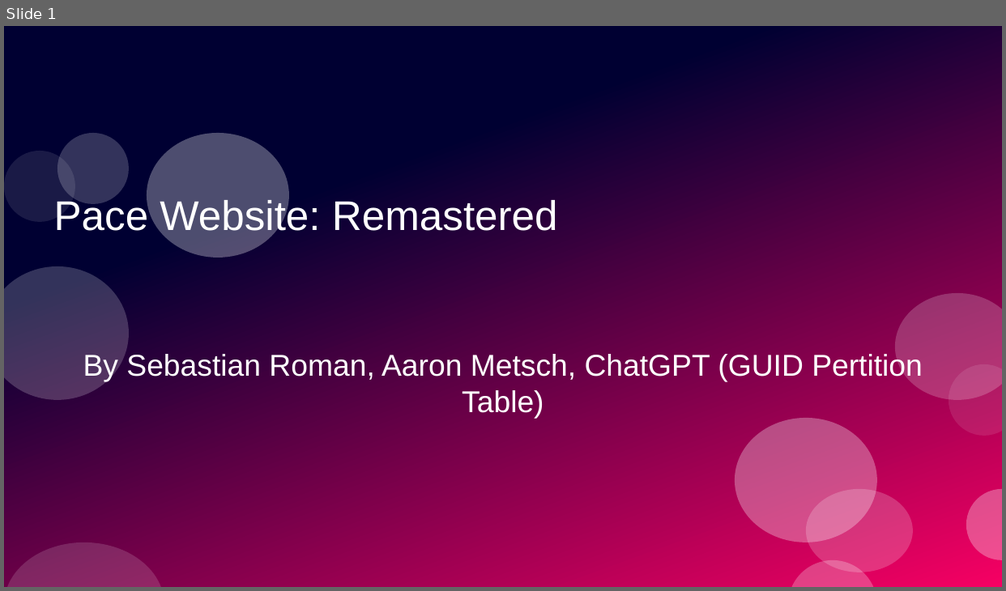
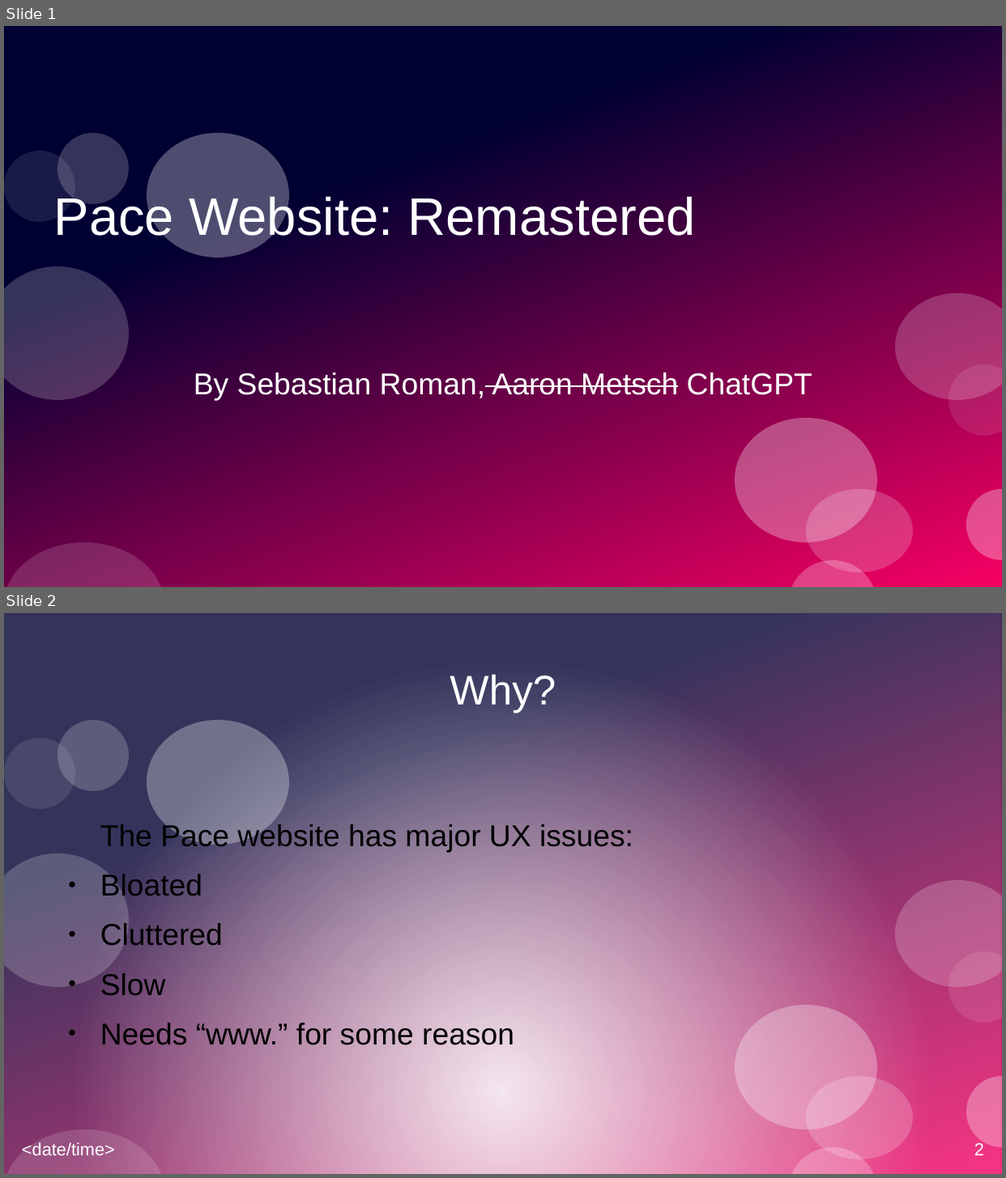
Before and after one commit to sr66139p/CIT-231-Term-Project, a slide deck: term-project-presentation.pptx. Shown one above the other, each under a label of ours: slide 1 before the commit, slides 1 and 2 after it. The pictures are 1006x591 and 1006x1178 pixels, drawn with LibreOffice and Linux fonts; fonts in the diff are those of the drawing. Boxes give left, top, right and bottom in pixels: in the first picture for what was removed or moved away, otherwise in the second. Text is boxed around its words. In the diff, an @@ line names an element or a change of style, - is before the commit and + after.

```diff
--- a/term-project-presentation.pptx
+++ b/term-project-presentation.pptx
@@ slide 2 added at box(4, 613, 1002, 1174), background #FFFFFF; not listed: 11 template elements that a slide beside it also shows @@
@@ rectangle added at box(4, 613, 1002, 1174), fill gradient #FFFFFF @@
@@ title added at box(450, 675, 556, 713), 33 pt, text #FFFFFF @@
+Why?
@@ ellipse added at box(147, 720, 289, 845), fill #FFFFFF at 30% opacity @@
@@ text added at box(100, 823, 633, 1046), 24 pt, text #000000 @@
+The Pace website has major UX issues:
+● Bloated
+● Cluttered
+● Slow
+● Needs “www.” for some reason
@@ text added at box(22, 1143, 115, 1156), 14 pt, text #FFFFFF @@
+<date/time>
@@ page number added at box(974, 1142, 984, 1156), 14 pt, text #FFFFFF @@
+2
@@ slide 1 changed as well @@
@@ title "Pace Website: Remastered" at box(54, 194, 696, 246): size 33 to 42 pt @@
@@ subtitle at box(194, 373, 812, 401): text changed @@
-By Sebastian Roman, Aaron Metsch, ChatGPT (GUID Pertition Table)
+By Sebastian Roman, Aaron Metsch ChatGPT
```
Also in this commit, not shown: 2 other slides added, 2 slides removed, 10 other files.
